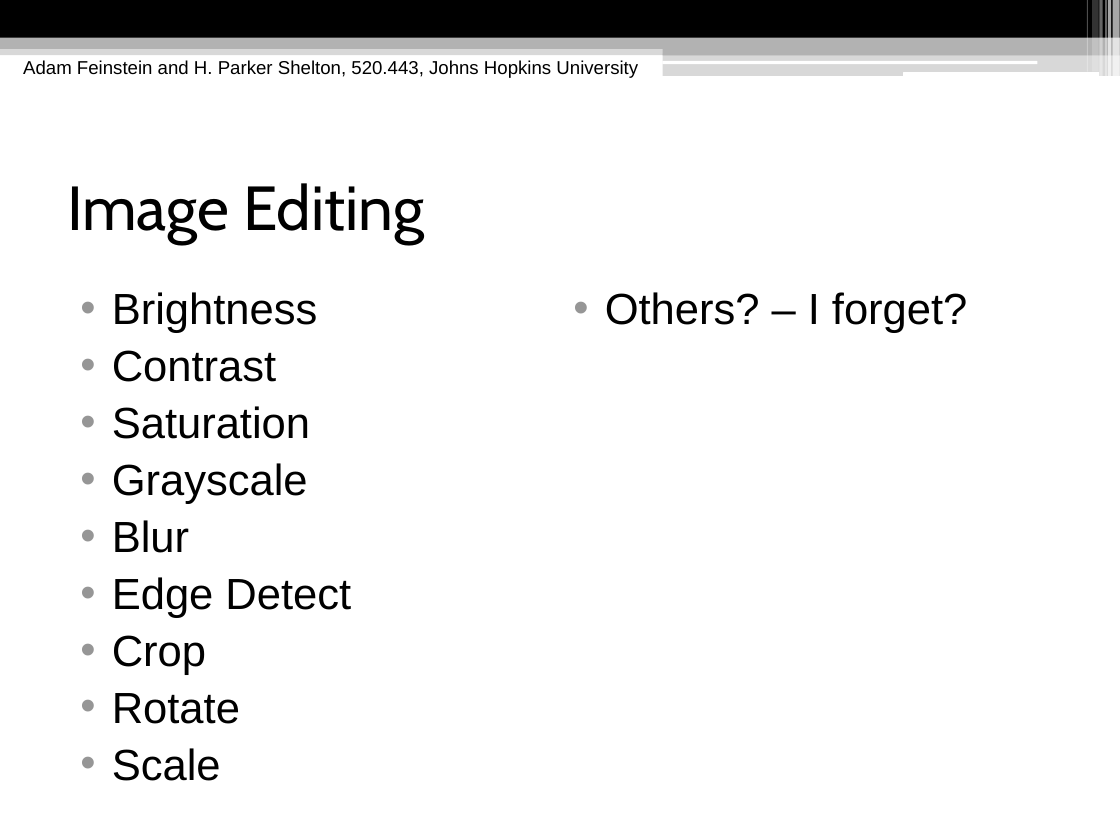
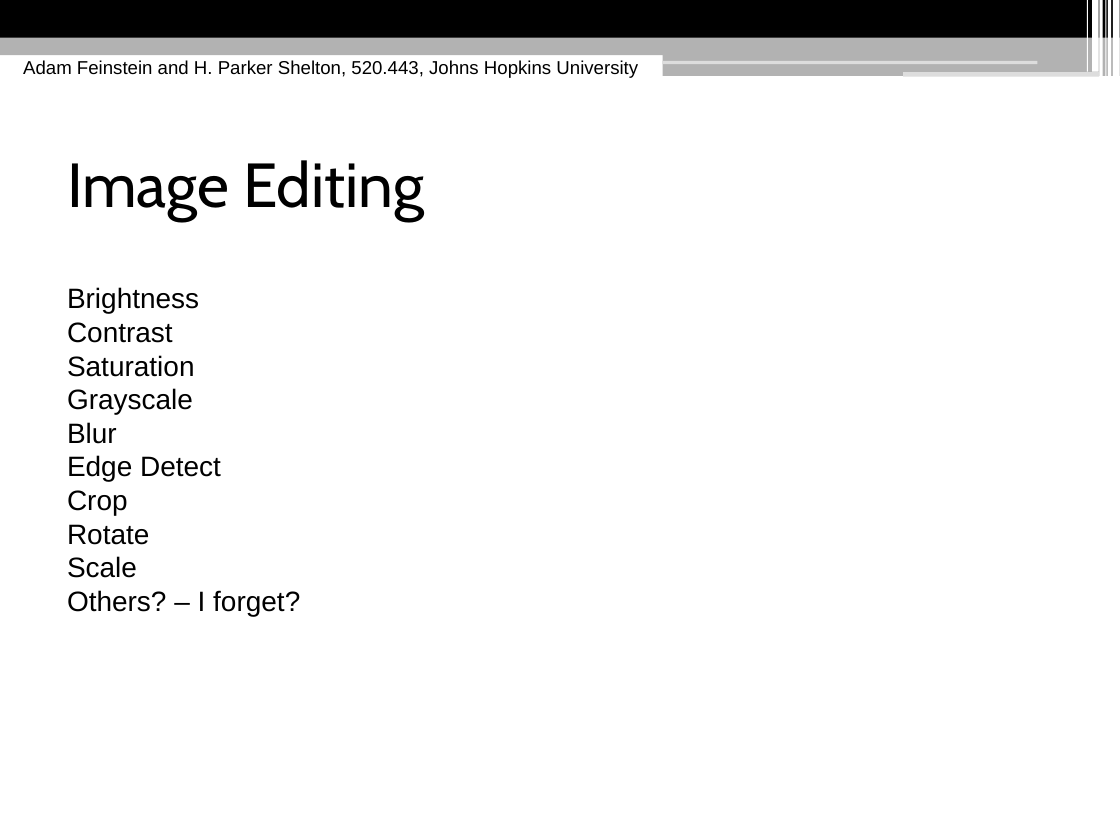
Before and after one commit to hpshelton/multimedia, a slide deck: slide 7 of docs/Multimedia Presentation.pptx (slide 6 before the commit). Drawn at 1120x840 pixels with LibreOffice and Linux fonts; fonts in the diff are those of the drawing. Boxes give left, top, right and bottom in pixels: in the first picture for what was removed or moved away, otherwise in the second. Text is boxed around its words. In the diff, an @@ line names an element or a change of style, - is before the commit and + after.

Commit message:
presentation updates: CUDA, speed, compression. charts! images!

```diff
--- a/docs/Multimedia Presentation.pptx
+++ b/docs/Multimedia Presentation.pptx
@@ rectangle at [1086, 0, 1088, 72]: fill #FFFFFF at 30% opacity to #FFFFFF @@
@@ rectangle at [1092, 0, 1099, 72]: fill #FFFFFF at 20% opacity to #FFFFFF @@
@@ rectangle at [1100, 0, 1103, 76]: fill #FFFFFF at 40% opacity to #FFFFFF @@
@@ rectangle at [1105, 0, 1107, 76]: fill #FFFFFF at 60% opacity to #FFFFFF @@
@@ rectangle at [1108, 0, 1111, 76]: fill #FFFFFF at 65% opacity to #FFFFFF @@
@@ rectangle at [1113, 0, 1120, 76]: fill #FFFFFF at 65% opacity to #FFFFFF @@
@@ rectangle at [0, 45, 1120, 55]: fill #B2B2B2 at 50% opacity to #B2B2B2 @@
@@ rectangle at [663, 44, 1120, 55]: mirrored @@
@@ rectangle at [663, 54, 1120, 76]: fill #B2B2B2 at 50% opacity to #B2B2B2; mirrored @@
@@ rounded rectangle at [662, 60, 1037, 64]: fill #FFFFFF to #DDDDDD; proportions changed @@
@@ rounded rectangle at [903, 72, 1099, 76]: fill #FFFFFF to #DDDDDD; proportions changed @@
@@ text "Image Editing" at [67, 160, 424, 222]: vertical alignment middle to top @@
@@ text "Brightness" at [67, 287, 300, 616]: size 28 to 18 pt; bullet • to none; less space between paragraphs; columns 2 to 1 @@
```
Also in this commit, not shown: 18 other slides changed, 8 slides added, 1 other file.
